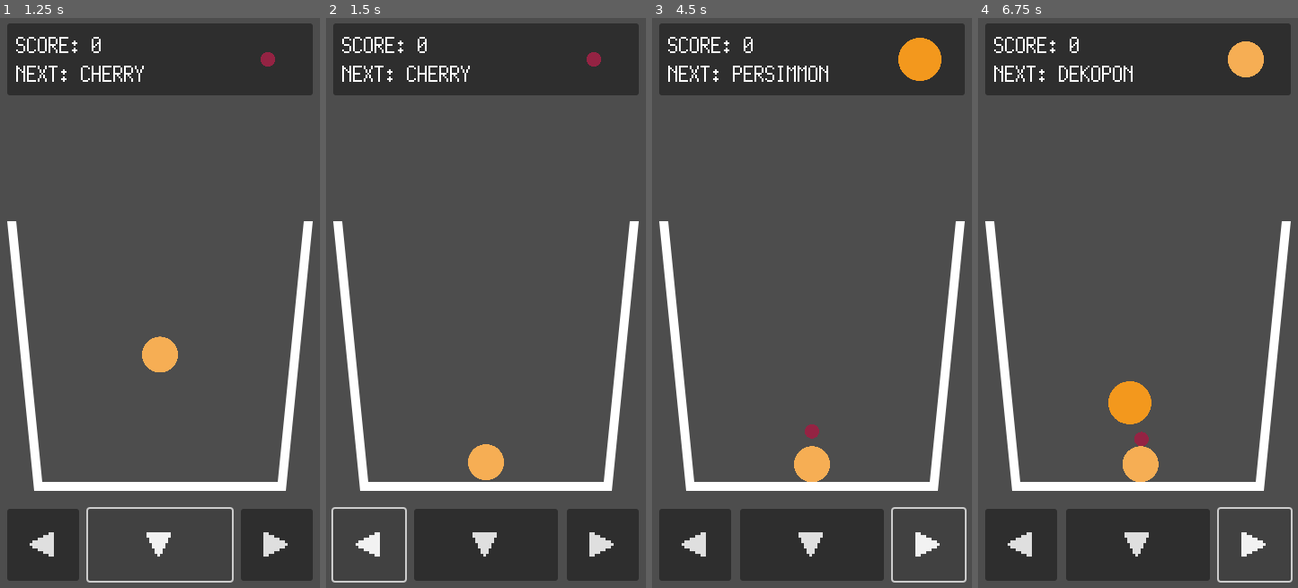
Above: before the commit, frames 1-4 (left to right).
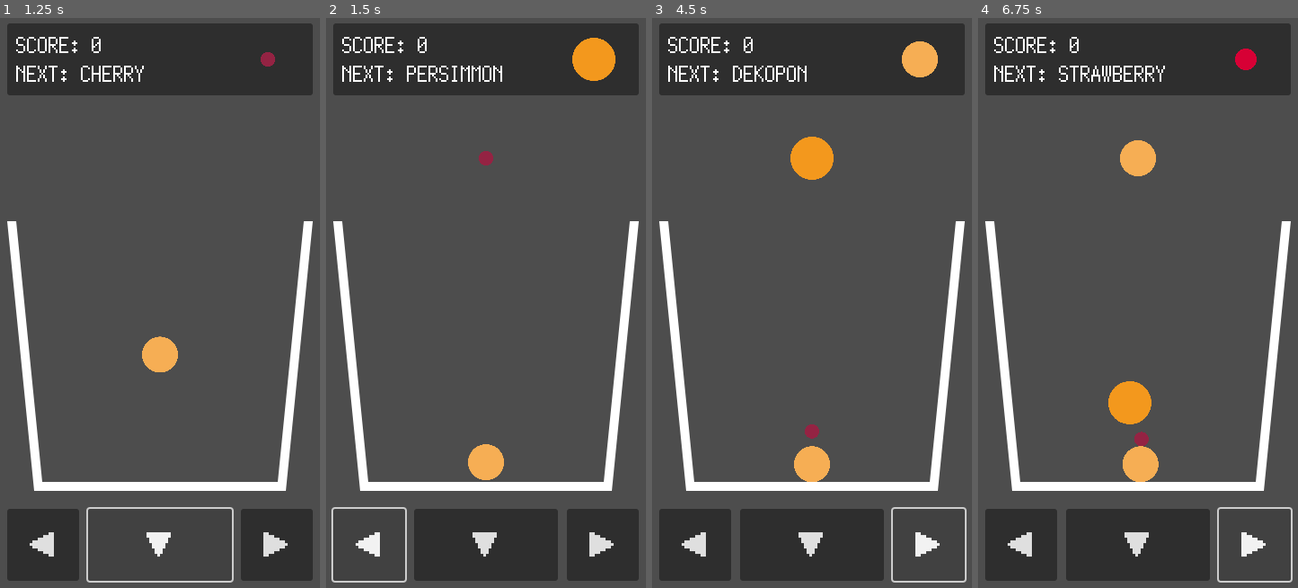
Above: after the commit, the same moments.

Repository: kamikoloss/fruits-puzzle
Game: Godot game, scene res://scenes/main.tscn
Same seed, same stepped clock (60 frames per second), same inputs: the game is played once before the commit and once after it.
Inputs:
- Up to frame 1 (1.25 s): click "▼" at 0.5 s
- Up to frame 2 (1.5 s): click "◀" at 1.25 s
- Up to frame 3 (4.5 s): click "▶" at 2 s; click "◀" at 2.75 s; click "▼" at 3.5 s; click "▶" at 4.25 s
- Up to frame 4 (6.75 s): click "◀" at 5 s; click "▼" at 5.75 s; click "▶" at 6.5 s

Frame 1 is identical in both runs. In frame 2, 1.2% of the frame differs, in the area x 25-91%, y 3-26%; in frame 3, 1.8%, in the area x 25-91%, y 3-29%; in frame 4, 1.4%.

Commit message:
フルーツが落下したタイミングで次のフルーツが出てくるようにした

Diff:
--- a/scenes/fruit.gd
+++ b/scenes/fruit.gd
@@ -5,6 +5,8 @@
 
 var id = 0
 var type = Global.FruitType.NONE
+# フルーツが落ちて何かに衝突したか
+var is_fell = false
 var _data = null # FRUIT_DATA
 
 
@@ -25,6 +27,8 @@
 
 
 func _on_rigid_body_2d_body_entered(body):
+	is_fell = true
+	Global.fruit_fell.emit(id)
 	_conbine_fruits(body)
 
 
--- a/scenes/game.gd
+++ b/scenes/game.gd
@@ -11,7 +11,6 @@
 	Global.FruitType.PERSIMMON,
 ]
 const FRUIT_MOVE_SPEED = 1.0 # px/frame
-const FRUIT_DELAY_SECOND = 1.0
 
 
 # 現在/次のフルーツ
@@ -71,11 +70,8 @@
 
 	# 現在のフルーツを落とす
 	_drop_fruit()
-
-	# フルーツが落ちるまで少し待つ
-	# TODO: フルーツが落ちたタイミングを判定する
-	await get_tree().create_timer(FRUIT_DELAY_SECOND).timeout
-
+	# フルーツが落ちて衝突するまで待つ
+	await Global.fruit_fell
 	# 次のフルーツを作成する
 	_create_new_fruit()
 
--- a/scenes/global.gd
+++ b/scenes/global.gd
@@ -3,6 +3,7 @@
 
 signal state_changed
 signal score_changed
+signal fruit_fell
 
 
 # フルーツの種類
